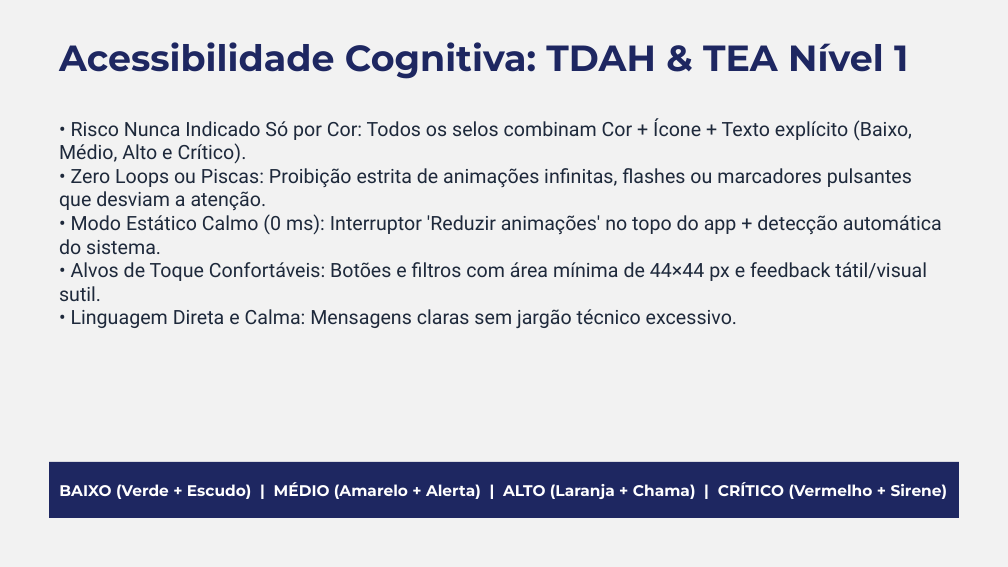
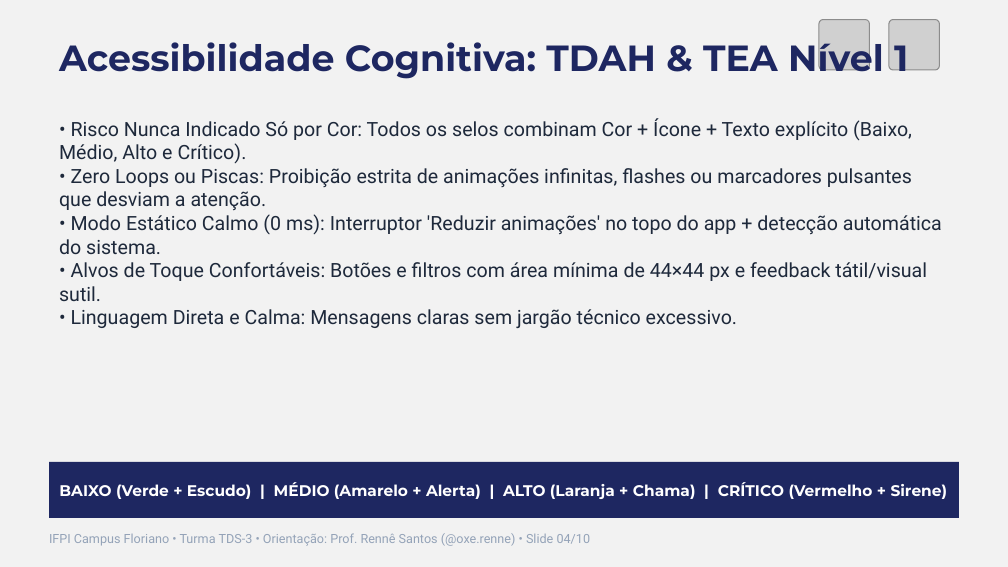
Before and after one commit to renneferreira/monitor-queimadas-snct, a slide deck: slide 4 of Radar-Fogo-Pitch-Deck-10-Slides.pptx. Drawn at 1008x567 pixels with LibreOffice and Linux fonts; fonts in the diff are those of the drawing; grey boxes stand for pictures. Boxes give left, top, right and bottom in pixels: in the first picture for what was removed or moved away, otherwise in the second. Text is boxed around its words. In the diff, an @@ line names an element or a change of style, - is before the commit and + after.

Commit message:
docs(slides): atualizar pitch deck com logos IFPI Floriano e Radar Fogo, Turma TDS-3 e orientador Prof. Rennê Santos

```diff
--- a/Radar-Fogo-Pitch-Deck-10-Slides.pptx
+++ b/Radar-Fogo-Pitch-Deck-10-Slides.pptx
@@ picture added at [818, 19, 869, 70] @@
@@ picture added at [889, 19, 939, 70] @@
@@ text added at [49, 533, 591, 546], 9 pt, text #94A3B8 @@
+IFPI Campus Floriano • Turma TDS-3 • Orientação: Prof. Rennê Santos (@oxe.renne) • Slide 04/10
```
Also in this commit, not shown: 9 other slides changed, 5 other files.
